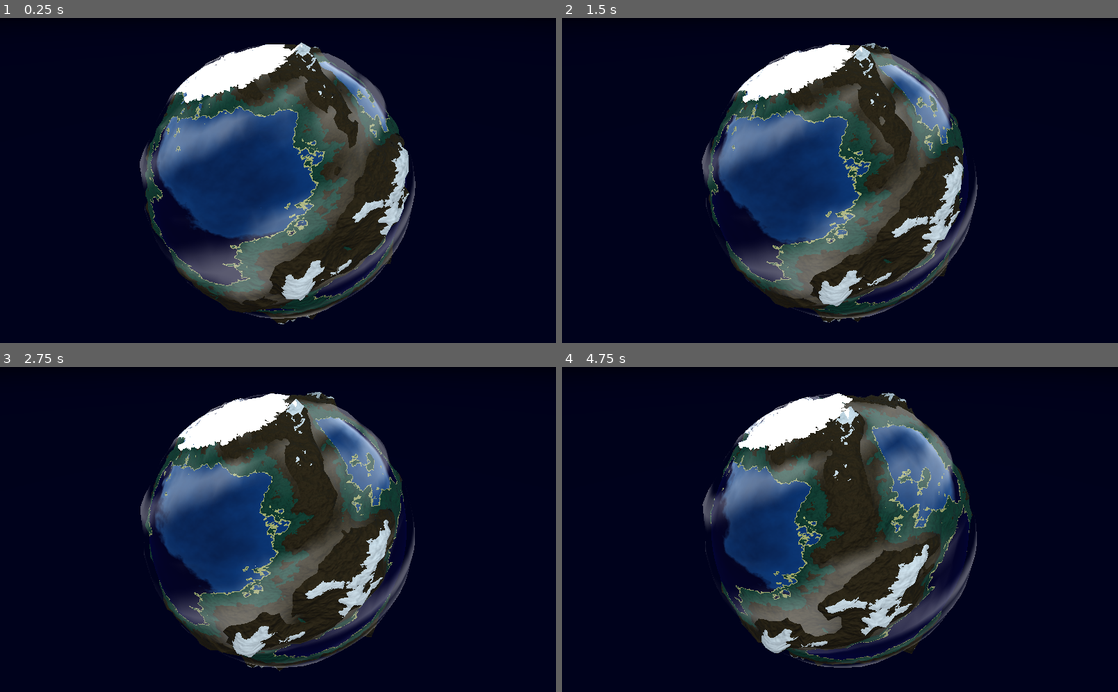
Above: before the commit, frames 1-4 (two rows, left to right).
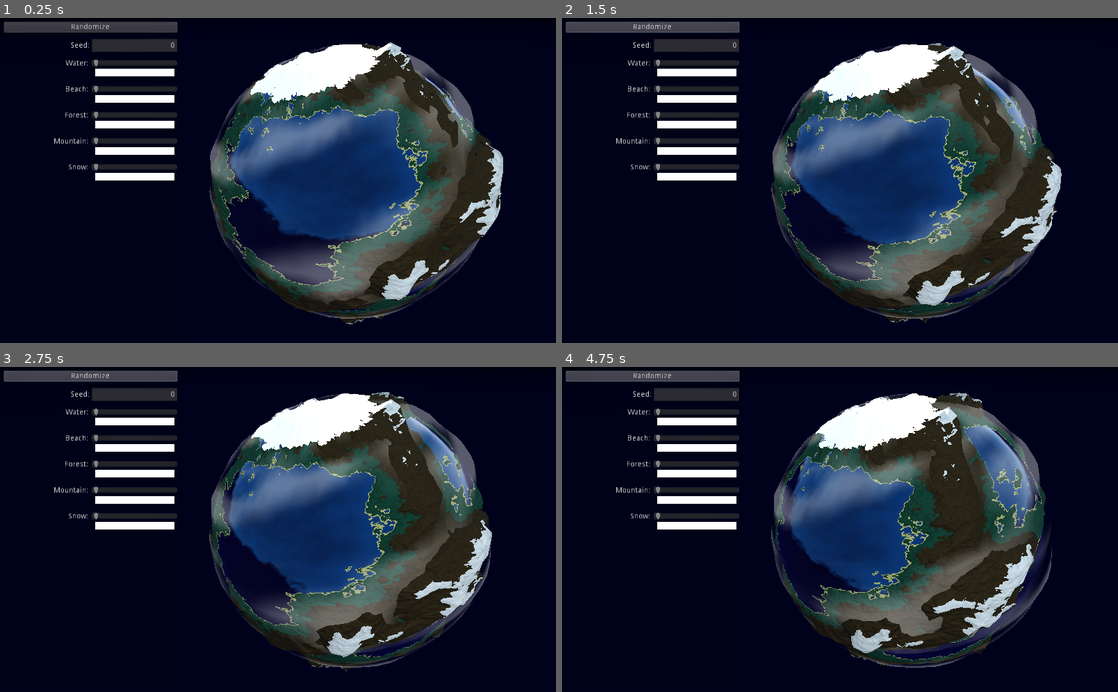
Above: after the commit, the same moments.

Repository: RichoM/SimplexNoiseTest
Game: Godot game, scene res://Test.tscn
Same seed, same stepped clock (60 frames per second), same inputs: the game is played once before the commit and once after it.
Inputs (mouse positions are in pixels of both pictures, inside the frame that each line leads up to):
- Up to frame 1 (0.25 s): no input
- Up to frame 2 (1.5 s): click (650, 27) at 0.5 s, where only the run after the commit has a clickable "Randomize"; click (650, 27) at 1.25 s, where only the run after the commit has a clickable "Randomize"
- Up to frame 3 (2.75 s): click (88, 376) at 2 s, where only the run after the commit has a clickable "Randomize"
- Up to frame 4 (4.75 s): no input

The runs differ from the first frame. In frame 1, 45% of the frame differs, in the area x 0-91%, y 1-95%; in frame 2, 44%; in frame 3, 44%; in frame 4, 44%.

Commit message:
Starting to make a GUI to control the planet generation

Diff:
--- /dev/null
+++ b/godot/GUI.tscn
@@ -0,0 +1,311 @@
+[gd_scene format=2]
+
+[node name="GUI" type="Control"]
+anchor_bottom = 1.0
+margin_right = 334.0
+__meta__ = {
+"_edit_use_anchors_": false
+}
+
+[node name="Panel" type="ColorRect" parent="."]
+anchor_right = 1.0
+anchor_bottom = 1.0
+margin_left = 2.0
+margin_top = 2.0
+margin_right = -2.0
+margin_bottom = -2.0
+color = Color( 0, 0, 0, 0.14902 )
+__meta__ = {
+"_edit_use_anchors_": false
+}
+
+[node name="Controls" type="VBoxContainer" parent="Panel"]
+anchor_right = 1.0
+anchor_bottom = 1.0
+margin_left = 5.0
+margin_top = 5.0
+margin_right = -5.0
+margin_bottom = 6.0
+custom_constants/separation = 12
+__meta__ = {
+"_edit_use_anchors_": false
+}
+
+[node name="RandomizeButton" type="Button" parent="Panel/Controls"]
+margin_right = 320.0
+margin_bottom = 20.0
+text = "Randomize"
+
+[node name="SeedControl" type="HBoxContainer" parent="Panel/Controls"]
+margin_top = 32.0
+margin_right = 320.0
+margin_bottom = 56.0
+__meta__ = {
+"_edit_use_anchors_": false
+}
+
+[node name="label" type="Label" parent="Panel/Controls/SeedControl"]
+margin_right = 158.0
+margin_bottom = 24.0
+size_flags_horizontal = 3
+size_flags_vertical = 5
+text = "Seed:"
+align = 2
+valign = 1
+__meta__ = {
+"_edit_use_anchors_": false
+}
+
+[node name="value" type="LineEdit" parent="Panel/Controls/SeedControl"]
+margin_left = 162.0
+margin_right = 320.0
+margin_bottom = 24.0
+size_flags_horizontal = 3
+size_flags_vertical = 3
+text = "0"
+align = 2
+caret_blink = true
+caret_blink_speed = 0.5
+__meta__ = {
+"_edit_use_anchors_": false
+}
+
+[node name="WaterControl" type="HBoxContainer" parent="Panel/Controls"]
+margin_top = 68.0
+margin_right = 320.0
+margin_bottom = 104.0
+__meta__ = {
+"_edit_use_anchors_": false
+}
+
+[node name="left" type="MarginContainer" parent="Panel/Controls/WaterControl"]
+margin_right = 158.0
+margin_bottom = 36.0
+size_flags_horizontal = 3
+custom_constants/margin_right = 2
+custom_constants/margin_top = 2
+
+[node name="label" type="Label" parent="Panel/Controls/WaterControl/left"]
+margin_top = 2.0
+margin_right = 156.0
+margin_bottom = 36.0
+size_flags_horizontal = 3
+size_flags_vertical = 1
+text = "Water:"
+align = 2
+__meta__ = {
+"_edit_use_anchors_": false
+}
+
+[node name="right" type="VBoxContainer" parent="Panel/Controls/WaterControl"]
+margin_left = 162.0
+margin_right = 320.0
+margin_bottom = 36.0
+size_flags_horizontal = 3
+custom_constants/separation = 0
+
+[node name="threshold" type="HSlider" parent="Panel/Controls/WaterControl/right"]
+margin_right = 158.0
+margin_bottom = 16.0
+max_value = 1.0
+step = 0.001
+
+[node name="color" type="ColorPickerButton" parent="Panel/Controls/WaterControl/right"]
+margin_top = 16.0
+margin_right = 158.0
+margin_bottom = 36.0
+flat = true
+color = Color( 1, 1, 1, 1 )
+edit_alpha = false
+
+[node name="BeachControl" type="HBoxContainer" parent="Panel/Controls"]
+margin_top = 116.0
+margin_right = 320.0
+margin_bottom = 152.0
+__meta__ = {
+"_edit_use_anchors_": false
+}
+
+[node name="left" type="MarginContainer" parent="Panel/Controls/BeachControl"]
+margin_right = 158.0
+margin_bottom = 36.0
+size_flags_horizontal = 3
+custom_constants/margin_right = 2
+custom_constants/margin_top = 2
+
+[node name="label" type="Label" parent="Panel/Controls/BeachControl/left"]
+margin_top = 2.0
+margin_right = 156.0
+margin_bottom = 36.0
+size_flags_horizontal = 3
+size_flags_vertical = 1
+text = "Beach:"
+align = 2
+__meta__ = {
+"_edit_use_anchors_": false
+}
+
+[node name="right" type="VBoxContainer" parent="Panel/Controls/BeachControl"]
+margin_left = 162.0
+margin_right = 320.0
+margin_bottom = 36.0
+size_flags_horizontal = 3
+custom_constants/separation = 0
+
+[node name="threshold" type="HSlider" parent="Panel/Controls/BeachControl/right"]
+margin_right = 158.0
+margin_bottom = 16.0
+max_value = 1.0
+step = 0.001
+
+[node name="color" type="ColorPickerButton" parent="Panel/Controls/BeachControl/right"]
+margin_top = 16.0
+margin_right = 158.0
+margin_bottom = 36.0
+flat = true
+color = Color( 1, 1, 1, 1 )
+edit_alpha = false
+
+[node name="ForestControl" type="HBoxContainer" parent="Panel/Controls"]
+margin_top = 164.0
+margin_right = 320.0
+margin_bottom = 200.0
+__meta__ = {
+"_edit_use_anchors_": false
+}
+
+[node name="left" type="MarginContainer" parent="Panel/Controls/ForestControl"]
+margin_right = 158.0
+margin_bottom = 36.0
+size_flags_horizontal = 3
+custom_constants/margin_right = 2
+custom_constants/margin_top = 2
+
+[node name="label" type="Label" parent="Panel/Controls/ForestControl/left"]
+margin_top = 2.0
+margin_right = 156.0
+margin_bottom = 36.0
+size_flags_horizontal = 3
+size_flags_vertical = 1
+text = "Forest:"
+align = 2
+__meta__ = {
+"_edit_use_anchors_": false
+}
+
+[node name="right" type="VBoxContainer" parent="Panel/Controls/ForestControl"]
+margin_left = 162.0
+margin_right = 320.0
+margin_bottom = 36.0
+size_flags_horizontal = 3
+custom_constants/separation = 0
+
+[node name="threshold" type="HSlider" parent="Panel/Controls/ForestControl/right"]
+margin_right = 158.0
+margin_bottom = 16.0
+max_value = 1.0
+step = 0.001
+
+[node name="color" type="ColorPickerButton" parent="Panel/Controls/ForestControl/right"]
+margin_top = 16.0
+margin_right = 158.0
+margin_bottom = 36.0
+flat = true
+color = Color( 1, 1, 1, 1 )
+edit_alpha = false
+
+[node name="MountainControl" type="HBoxContainer" parent="Panel/Controls"]
+margin_top = 212.0
+margin_right = 320.0
+margin_bottom = 248.0
+__meta__ = {
+"_edit_use_anchors_": false
+}
+
+[node name="left" type="MarginContainer" parent="Panel/Controls/MountainControl"]
+margin_right = 158.0
+margin_bottom = 36.0
+size_flags_horizontal = 3
+custom_constants/margin_right = 2
+custom_constants/margin_top = 2
+
+[node name="label" type="Label" parent="Panel/Controls/MountainControl/left"]
+margin_top = 2.0
+margin_right = 156.0
+margin_bottom = 36.0
+size_flags_horizontal = 3
+size_flags_vertical = 1
+text = "Mountain:"
+align = 2
+__meta__ = {
+"_edit_use_anchors_": false
+}
+
+[node name="right" type="VBoxContainer" parent="Panel/Controls/MountainControl"]
+margin_left = 162.0
+margin_right = 320.0
+margin_bottom = 36.0
+size_flags_horizontal = 3
+custom_constants/separation = 0
+
+[node name="threshold" type="HSlider" parent="Panel/Controls/MountainControl/right"]
+margin_right = 158.0
+margin_bottom = 16.0
+max_value = 1.0
+step = 0.001
+
+[node name="color" type="ColorPickerButton" parent="Panel/Controls/MountainControl/right"]
+margin_top = 16.0
+margin_right = 158.0
+margin_bottom = 36.0
+flat = true
+color = Color( 1, 1, 1, 1 )
+edit_alpha = false
+
+[node name="SnowControl" type="HBoxContainer" parent="Panel/Controls"]
+margin_top = 260.0
+margin_right = 320.0
+margin_bottom = 296.0
+__meta__ = {
+"_edit_use_anchors_": false
+}
+
+[node name="left" type="MarginContainer" parent="Panel/Controls/SnowControl"]
+margin_right = 158.0
+margin_bottom = 36.0
+size_flags_horizontal = 3
+custom_constants/margin_right = 2
+custom_constants/margin_top = 2
+
+[node name="label" type="Label" parent="Panel/Controls/SnowControl/left"]
+margin_top = 2.0
+margin_right = 156.0
+margin_bottom = 36.0
+size_flags_horizontal = 3
+size_flags_vertical = 1
+text = "Snow:"
+align = 2
+__meta__ = {
+"_edit_use_anchors_": false
+}
+
+[node name="right" type="VBoxContainer" parent="Panel/Controls/SnowControl"]
+margin_left = 162.0
+margin_right = 320.0
+margin_bottom = 36.0
+size_flags_horizontal = 3
+custom_constants/separation = 0
+
+[node name="threshold" type="HSlider" parent="Panel/Controls/SnowControl/right"]
+margin_right = 158.0
+margin_bottom = 16.0
+max_value = 1.0
+step = 0.001
+
+[node name="color" type="ColorPickerButton" parent="Panel/Controls/SnowControl/right"]
+margin_top = 16.0
+margin_right = 158.0
+margin_bottom = 36.0
+flat = true
+color = Color( 1, 1, 1, 1 )
+edit_alpha = false
--- a/godot/Test.tscn
+++ b/godot/Test.tscn
@@ -1,9 +1,10 @@
-[gd_scene load_steps=15 format=2]
+[gd_scene load_steps=16 format=2]
 
 [ext_resource path="res://terrain_plane.tres" type="Material" id=1]
 [ext_resource path="res://terrain_sphere.tres" type="Material" id=2]
 [ext_resource path="res://littleplanet.gd" type="Script" id=3]
 [ext_resource path="res://clouds.tres" type="Material" id=4]
+[ext_resource path="res://GUI.tscn" type="PackedScene" id=5]
 
 [sub_resource type="PlaneMesh" id=1]
 size = Vector2( 10, 10 )
@@ -118,7 +119,9 @@
 material/0 = SubResource( 8 )
 
 [node name="Camera" type="Camera" parent="."]
-transform = Transform( 1, 0, 0, 0, 0.809017, 0.587785, 0, -0.587785, 0.809017, 0, 13.65, 5 )
+transform = Transform( 1, 0, 0, 0, 0.809017, 0.587785, 0, -0.587785, 0.809017, -1.451, 13.65, 5 )
 
 [node name="WorldEnvironment" type="WorldEnvironment" parent="."]
 environment = SubResource( 10 )
+
+[node name="GUI" parent="." instance=ExtResource( 5 )]
